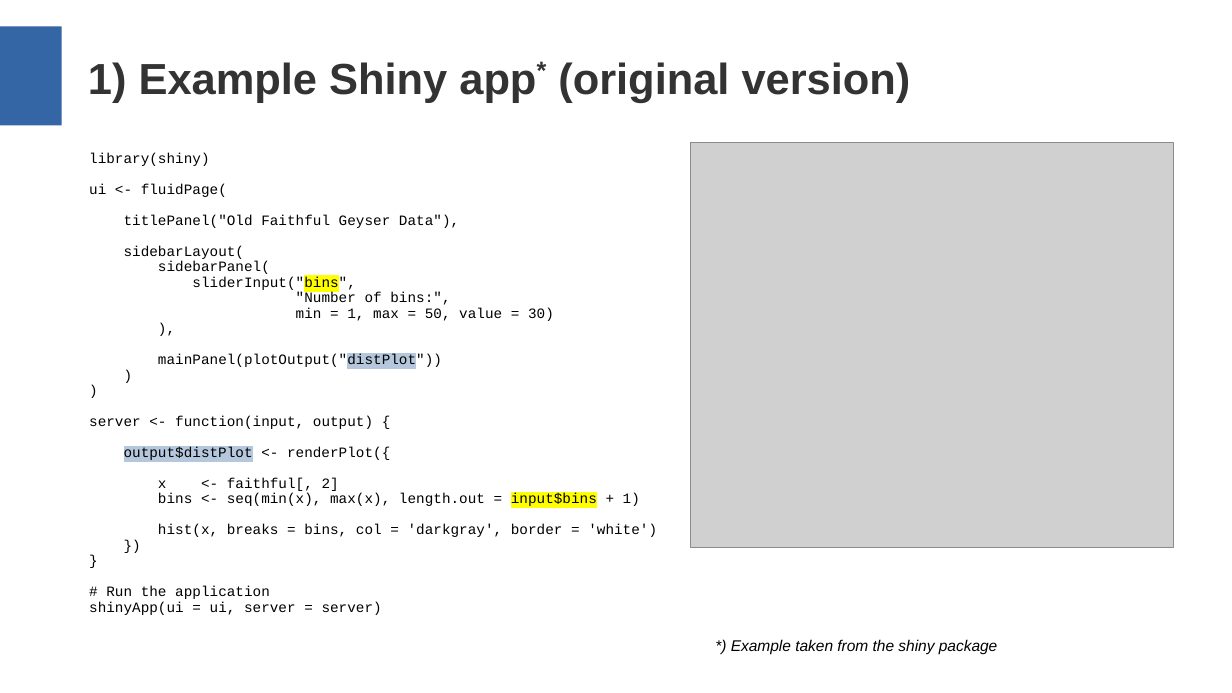
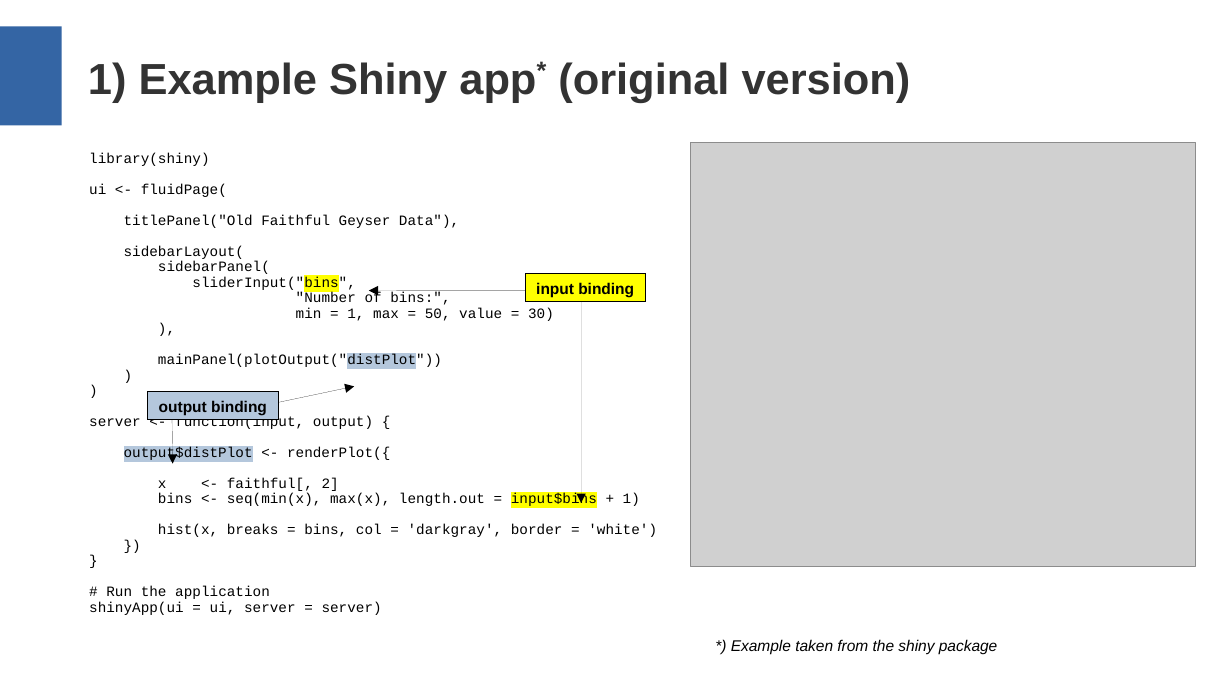
Before and after one commit to aryoda/R_shiny_post_mortem_analysis_training, a slide deck: slide 2 of Training slides.odp. Drawn at 1232x693 pixels with LibreOffice and Linux fonts; fonts in the diff are those of the drawing; grey boxes stand for pictures. Boxes give left, top, right and bottom in pixels: in the first picture for what was removed or moved away, otherwise in the second. Text is boxed around its words. In the diff, an @@ line names an element or a change of style, - is before the commit and + after.

Commit message:
update of slides with code example 3

```diff
--- a/Training slides.odp
+++ b/Training slides.odp
@@ picture: place and size @@
-picture at <box>691,143,1174,548</box>
+picture at <box>691,143,1196,567</box>
@@ arrow added from (525, 291) to (369, 291), #000000 0 pt @@
@@ rectangle added at <box>525,274,646,302</box>, fill #FFFF00, outline #000000 0 pt, 10 pt, text #000000, bold @@
+input binding
@@ arrow added from (581, 302) to (581, 503), #000000 0 pt @@
@@ arrow added from (278, 402) to (354, 387), #000000 0 pt @@
@@ rectangle added at <box>148,391,278,419</box>, fill #B4C7DC, outline #000000 0 pt, 10 pt, text #000000, bold @@
+output binding
@@ arrow added from (172, 419) to (172, 464), #000000 0 pt @@
```
Also in this commit, not shown: 1 other slide changed, 4 slides added.
